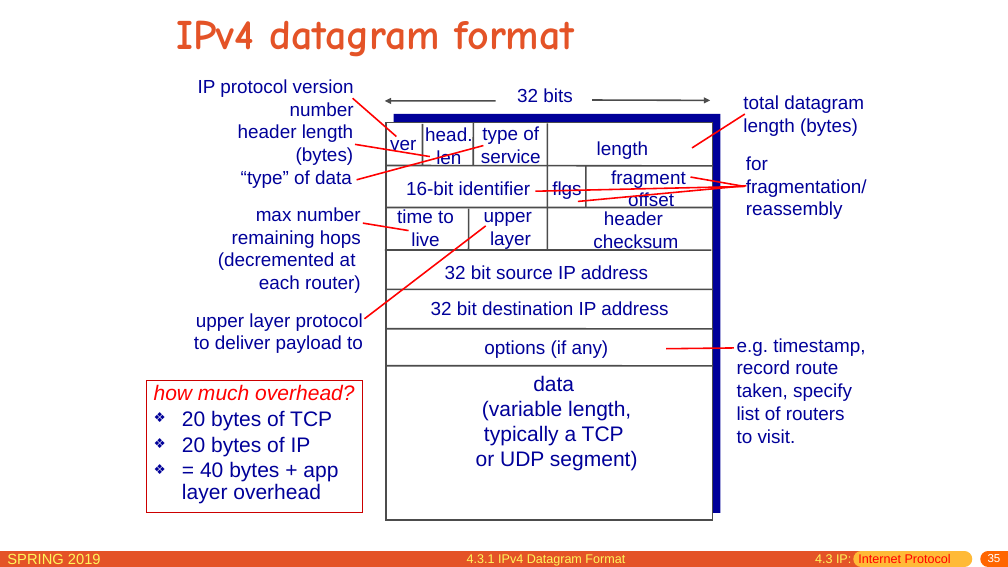
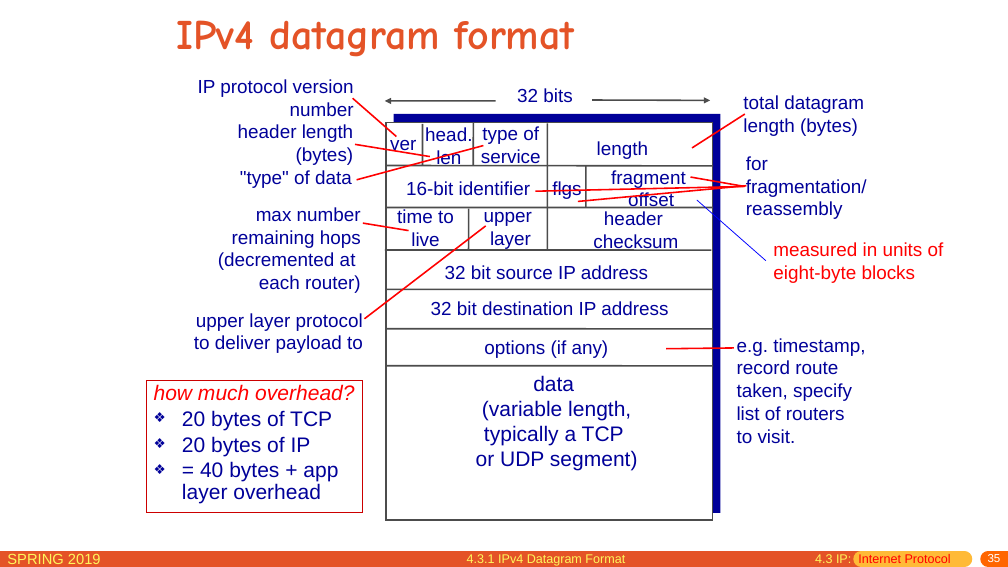
Before and after one commit to jichenghu/PPT_networkDistributed, a slide deck: slide 35 of chapter4.pptx. Drawn at 1008x567 pixels with LibreOffice and Linux fonts; fonts in the diff are those of the drawing. Boxes give left, top, right and bottom in pixels: in the first picture for what was removed or moved away, otherwise in the second. Text is boxed around its words. In the diff, an @@ line names an element or a change of style, - is before the commit and + after.

```diff
--- a/chapter4.pptx
+++ b/chapter4.pptx
@@ text at (240,170,352,188): text changed @@
-“type” of data
+"type" of data
@@ line added from (766, 261) to (697, 200), #0000FF 0.75 pt @@
@@ text added at (773,242,944,283), 18 pt, text #FF0000 @@
+measured in units of eight-byte blocks
```
Also in this commit, not shown: 28 other slides changed, 8 slides added.
